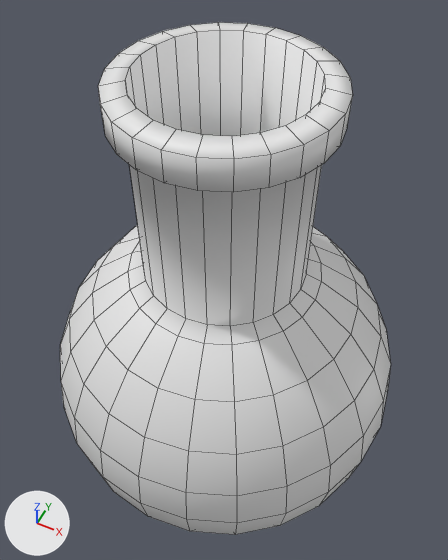
Renders of the Blender file Assets/Art/Models/Flask.blend from each side of a commit.
Both versions are drawn from a 50 mm lens placed at (0.418, -0.841, 1.385), pointed at (-0.029, 0.054, 0.267). Lighting does not change. The marker at lower left points along +X, +Y and +Z. Mesh edges are drawn as thin lines.

Objects in the first picture: 'Flask'.
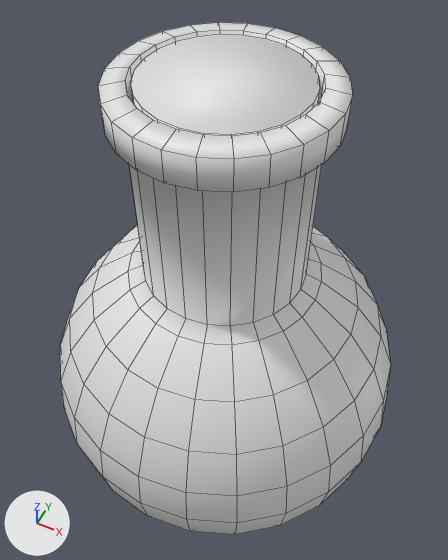
What the commit changed:
me_sphere_002 is used by ob_liquid; location (0.0, 0.0, 0.0).
me_sphere_002 had 288 vertices, 572 faces and spanned x -0.401..0.401, y -0.401..0.401, z -0.377..0.571.
me_sphere_002 now has 288 vertices, 527 faces and spans x -0.401..0.401, y -0.401..0.401, z -0.377..0.836.
Part 1, on me_sphere_002:
20 vertices are removed from x -0.165..0.165, y -0.165..0.16, z 0.571.
70 faces are deleted.
4 vertices move from x -0.143..0.143, y -0.143..0.165, z 0.571 to x -0.136..0.136, y -0.136..0.157, z 0.836.
20 new vertices lie (0.0, 0.0, 0.454) away from vertices in x -0.157..0.157, y -0.157..0.151, z 0.382.
25 new faces join them.

Pixel boxes (x1, y1, x2, y2) of what changed, in the pictures (448 x 560 px):
'Liquid', reshaped (not visible before): after (131, 34, 320, 136)
